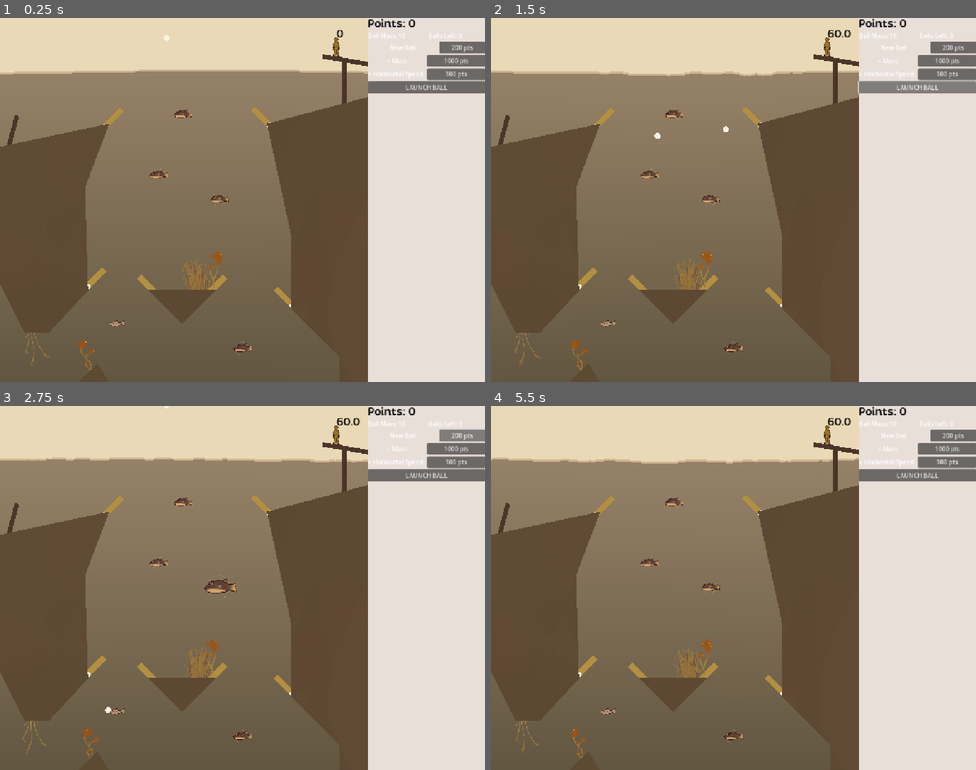
Above: before the commit, frames 1-4 (two rows, left to right).
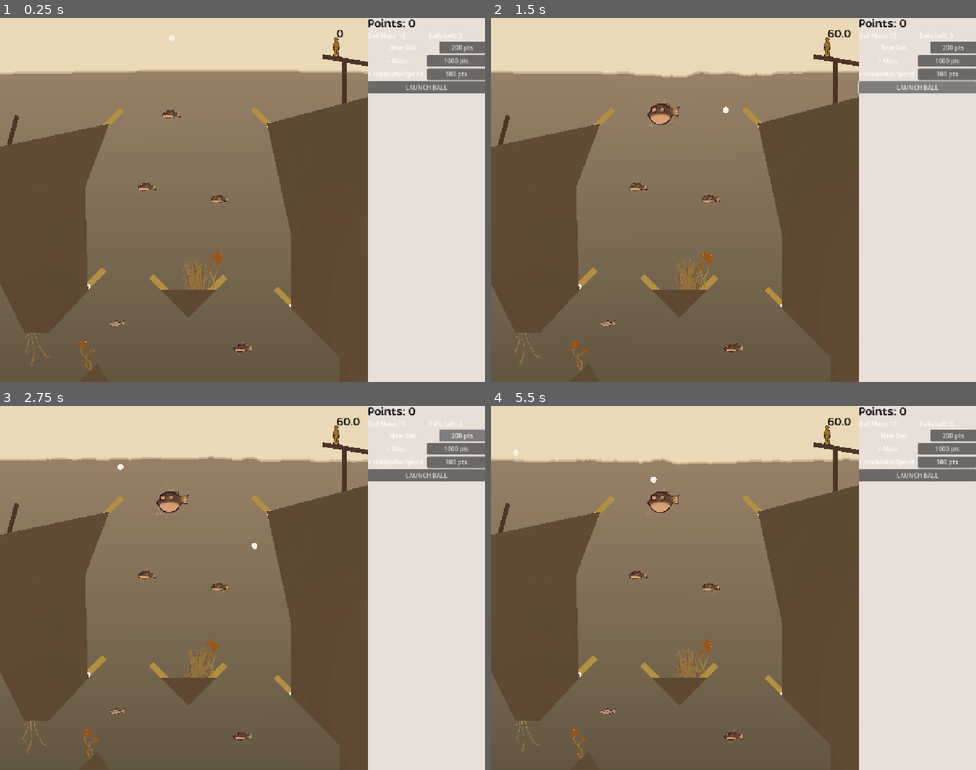
Above: after the commit, the same moments.

Repository: AlexSabetti/pinballgamedanglingpointers
Game: Godot game, scene res://Scenes/Levels/dev_level.tscn
The game is run twice, just before and just after one commit, with the same random seed, the same clock (stepped at 60 frames per second) and the same inputs.
Inputs (mouse positions are in pixels of both pictures, inside the frame that each line leads up to):
- Up to frame 1 (0.25 s): no input
- Up to frame 2 (1.5 s): click "LAUNCH BALL" at 0.5 s; click "LAUNCH BALL" at 1.25 s
- Up to frame 3 (2.75 s): click "200 pts" at 2 s
- Up to frame 4 (5.5 s): click "1000 pts" at 2.75 s; click "100 pts" at 3.5 s; tap Enter (ui_accept) at 4.25, 4.52, 5.27 s; move the mouse to (840, 569) at 4.27 s; hold D (move_right) 4.28-5.03 s; click (840, 569) at 4.35 s; move the mouse to (636, 606) at 5.02 s; hold A (move_left) from 5.03 s (still down); tap R (return_ball) at 5.1 s

The runs differ from the first frame. In frame 1, 0.5% of the frame differs, in the area x 28-49%, y 4-91%; in frame 2, 0.8%; in frame 3, 1.1%; in frame 4, 1.1%, in the area x 0-76%, y 12-92%.

Commit message:
visual tweaks

Diff:
--- a/Ball2.tscn
+++ b/Ball2.tscn
@@ -15,6 +15,7 @@
 contact_monitor = true
 max_contacts_reported = 5
 script = ExtResource("1_1idr5")
+def_mass = 0.6
 
 [node name="CollisionShape2D" type="CollisionShape2D" parent="."]
 shape = SubResource("CircleShape2D_3dv24")
--- a/Resources/Shaders/GrassShader2D.tres
+++ b/Resources/Shaders/GrassShader2D.tres
@@ -452,7 +452,6 @@
 
 }
 "
-graph_offset = Vector2(-877.107, -47.3521)
 mode = 1
 flags/light_only = false
 nodes/vertex/0/position = Vector2(400, 120)
--- a/Resources/Shaders/SM_Wobble1.tres
+++ b/Resources/Shaders/SM_Wobble1.tres
@@ -56,7 +56,7 @@
 [sub_resource type="VisualShaderNodeFloatParameter" id="VisualShaderNodeFloatParameter_hgqwp"]
 parameter_name = "DistortionAmount"
 default_value_enabled = true
-default_value = 0.003
+default_value = 0.004
 
 [sub_resource type="VisualShaderNodeFloatOp" id="VisualShaderNodeFloatOp_donhj"]
 operator = 2
@@ -116,7 +116,7 @@
 uniform vec2 UVOffset1 = vec2(0.320000, 0.400000);
 uniform sampler2D NormalMap : filter_nearest, repeat_enable;
 uniform vec2 UVOffset2 = vec2(0.320000, 0.400000);
-uniform float DistortionAmount = 0.00300000002608;
+uniform float DistortionAmount = 0.00400000018999;
 
 
 
@@ -236,7 +236,6 @@
 
 }
 "
-graph_offset = Vector2(-785.113, -245.869)
 mode = 1
 flags/light_only = false
 nodes/vertex/0/position = Vector2(1120, 280)
--- a/Scenes/Entities/bumper.tscn
+++ b/Scenes/Entities/bumper.tscn
@@ -18,7 +18,7 @@
 shader_parameter/UVOffset1 = Vector2(0.32, 0.4)
 shader_parameter/NormalMap = ExtResource("5_txshi")
 shader_parameter/UVOffset2 = Vector2(0.32, 0.4)
-shader_parameter/DistortionAmount = 0.003
+shader_parameter/DistortionAmount = 0.004
 
 [node name="Bumper" type="StaticBody2D"]
 collision_mask = 2
--- a/Scenes/Entities/deathVolume.tscn
+++ b/Scenes/Entities/deathVolume.tscn
@@ -3,7 +3,7 @@
 [ext_resource type="Script" uid="uid://bbgyneavdqpqq" path="res://Scripts/death_volume.gd" id="1_nehvg"]
 
 [sub_resource type="RectangleShape2D" id="RectangleShape2D_i0m3i"]
-size = Vector2(2570, 271)
+size = Vector2(179, 1745)
 
 [node name="DeathVolume" type="Area2D"]
 collision_mask = 2
--- a/Scenes/Entities/grass1.tscn
+++ b/Scenes/Entities/foliage.tscn
@@ -1,7 +1,7 @@
 [gd_scene load_steps=7 format=3 uid="uid://4isin4p7or4b"]
 
 [ext_resource type="Shader" uid="uid://b617y5hgv63qg" path="res://Resources/Shaders/GrassShader2D.tres" id="1_7n7tx"]
-[ext_resource type="Script" uid="uid://b00rm0s14ci4b" path="res://Scripts/grass_1.gd" id="1_y41u6"]
+[ext_resource type="Script" uid="uid://b00rm0s14ci4b" path="res://Scripts/foliage.gd" id="1_y41u6"]
 [ext_resource type="Texture2D" uid="uid://c5hbnn4w6ke30" path="res://Resources/Textures/NormalMaps/7864-normal.jpg" id="2_g2b2f"]
 [ext_resource type="Texture2D" uid="uid://colxa7rc48bsb" path="res://Resources/Textures/Sprites/Reeds2_a1.png" id="2_l87j8"]
 
@@ -20,6 +20,7 @@
 
 [node name="Foliage" type="Node2D"]
 script = ExtResource("1_y41u6")
+foliage_Texture = ExtResource("2_l87j8")
 
 [node name="MeshInstance2D" type="MeshInstance2D" parent="."]
 material = SubResource("ShaderMaterial_g2b2f")
--- a/Scenes/Levels/dev_level.tscn
+++ b/Scenes/Levels/dev_level.tscn
@@ -14,12 +14,17 @@
 [ext_resource type="PackedScene" uid="uid://c54lx2rcg7udm" path="res://Scenes/Entities/water2D.tscn" id="9_w50ga"]
 [ext_resource type="Texture2D" uid="uid://bqkyx5irlol2o" path="res://Resources/Textures/Sprites/HandSprouts1_c2.png" id="10_soqci"]
 [ext_resource type="Texture2D" uid="uid://dq66rgog0f8rk" path="res://Resources/Textures/Sprites/HandSprouts1_c1.png" id="11_h8dmb"]
-[ext_resource type="PackedScene" uid="uid://4isin4p7or4b" path="res://Scenes/Entities/grass1.tscn" id="11_pl0og"]
-[ext_resource type="Texture2D" uid="uid://colxa7rc48bsb" path="res://Resources/Textures/Sprites/Reeds2_a1.png" id="13_jioky"]
+[ext_resource type="PackedScene" uid="uid://4isin4p7or4b" path="res://Scenes/Entities/foliage.tscn" id="11_pl0og"]
 [ext_resource type="Texture2D" uid="uid://cr84gnmxdj4jc" path="res://Resources/Textures/Sprites/Reeds1_a1.png" id="13_qxfwy"]
 [ext_resource type="PackedScene" uid="uid://b4r1olpwnewxr" path="res://Scenes/Entities/ball_launcher.tscn" id="16_jioky"]
 
 [sub_resource type="QuadMesh" id="QuadMesh_w50ga"]
+
+[sub_resource type="RectangleShape2D" id="RectangleShape2D_qxfwy"]
+size = Vector2(736, 2021)
+
+[sub_resource type="RectangleShape2D" id="RectangleShape2D_v1g1s"]
+size = Vector2(880, 669)
 
 [sub_resource type="RectangleShape2D" id="RectangleShape2D_qjxb5"]
 size = Vector2(42.6666, 2.66632)
@@ -106,17 +111,30 @@
 [node name="Entities" type="Node2D" parent="."]
 
 [node name="DeathVolume" parent="Entities" instance=ExtResource("5_qxfwy")]
-position = Vector2(455, 1348)
+position = Vector2(-538, 1312)
 
 [node name="CollisionShape2D" parent="Entities/DeathVolume" index="0"]
-position = Vector2(3, 72.5)
+position = Vector2(-3.5, -8.5)
+
+[node name="DeathVolume2" parent="Entities" instance=ExtResource("5_qxfwy")]
+position = Vector2(1528, 61)
+
+[node name="CollisionShape2D" parent="Entities/DeathVolume2" index="0"]
+position = Vector2(-160, 733.5)
+shape = SubResource("RectangleShape2D_qxfwy")
+
+[node name="DeathVolume3" parent="Entities" instance=ExtResource("5_qxfwy")]
+position = Vector2(-664, 56)
+
+[node name="CollisionShape2D" parent="Entities/DeathVolume3" index="0"]
+position = Vector2(192, 57.5)
+shape = SubResource("RectangleShape2D_v1g1s")
 
 [node name="BallLauncher" parent="Entities" instance=ExtResource("16_jioky")]
 position = Vector2(887, 105)
 
 [node name="Ball" parent="Entities" instance=ExtResource("7_ef5lw")]
-position = Vector2(439, 26)
-def_mass = 0.6
+position = Vector2(452, 26)
 
 [node name="FlipperL" parent="Entities" instance=ExtResource("6_bnqav")]
 position = Vector2(276, 288)
@@ -155,13 +173,13 @@
 isRightPaddle = true
 
 [node name="FlipperR3" parent="Entities" instance=ExtResource("6_bnqav")]
-position = Vector2(412, 728)
+position = Vector2(444, 728)
 resting_rotation = 225.0
 max_rotation = 140.0
 isRightPaddle = true
 
 [node name="Bumper" parent="Entities" instance=ExtResource("3_5de3p")]
-position = Vector2(416, 416)
+position = Vector2(384, 448)
 
 [node name="Bumper2" parent="Entities" instance=ExtResource("3_5de3p")]
 position = Vector2(576, 480)
@@ -170,7 +188,7 @@
 position = Vector2(637, 873)
 
 [node name="Bumper4" parent="Entities" instance=ExtResource("3_5de3p")]
-position = Vector2(480, 256)
+position = Vector2(448, 256)
 
 [node name="Collectable" parent="Entities" instance=ExtResource("8_2yaf2")]
 position = Vector2(308, 808)
@@ -182,23 +200,22 @@
 position = Vector2(556, 720)
 rotation = 3.14159
 scale = Vector2(0.99998, -1)
-tex = ExtResource("10_soqci")
+foliage_Texture = ExtResource("10_soqci")
 meshOffset = Vector2(-6.855, -98.135)
 meshScale = Vector2(132.02, 207.465)
 
 [node name="Grass1" parent="Detail" instance=ExtResource("11_pl0og")]
 position = Vector2(521, 728)
-tex = ExtResource("13_jioky")
 
 [node name="Grass3" parent="Detail" instance=ExtResource("11_pl0og")]
 position = Vector2(92, 825)
 rotation = 3.14159
-tex = ExtResource("13_qxfwy")
+foliage_Texture = ExtResource("13_qxfwy")
 meshScale = Vector2(78.82, 128)
 
 [node name="Grass2" parent="Detail" instance=ExtResource("11_pl0og")]
 position = Vector2(233, 943)
-tex = ExtResource("11_h8dmb")
+foliage_Texture = ExtResource("11_h8dmb")
 
 [node name="Geometry" type="Node2D" parent="."]
 position = Vector2(0, 1)
@@ -250,13 +267,13 @@
 
 [node name="CollisionPolygon2D" type="CollisionPolygon2D" parent="Geometry/Triangle"]
 position = Vector2(11.8, 19.3)
-polygon = PackedVector2Array(408.2, 652.7, 584.2, 652.7, 496.2, 740.7)
+polygon = PackedVector2Array(440.2, 652.7, 584.2, 652.7, 512.2, 724.7)
 
 [node name="Polygon2D" type="Polygon2D" parent="Geometry/Triangle"]
 position = Vector2(11.8, 19.3)
 color = Color(0.776471, 0.776471, 0.776471, 1)
 texture = ExtResource("9_6nybb")
-polygon = PackedVector2Array(408.2, 652.7, 584.2, 652.7, 496.2, 740.7)
+polygon = PackedVector2Array(440.2, 652.7, 584.2, 652.7, 512.2, 724.7)
 
 [node name="LightOccluder2D" type="LightOccluder2D" parent="Geometry/Triangle"]
 visible = false
@@ -269,6 +286,7 @@
 polygon = PackedVector2Array(1280, 127, 704, 279, 768, 575, 768, 767, 896, 895, 896, 1279, 1280, 1279)
 
 [node name="Polygon2D" type="Polygon2D" parent="Geometry/StaticPolygon2D"]
+texture_repeat = 2
 color = Color(0.776471, 0.776471, 0.776471, 1)
 texture = ExtResource("9_6nybb")
 polygon = PackedVector2Array(1280, 127, 704, 279, 768, 575, 768, 767, 896, 895, 896, 1279, 1280, 1279)
@@ -284,6 +302,7 @@
 polygon = PackedVector2Array(-128, 367, 288, 279, 224, 447, 232, 719, 128, 831, 64.0488, 831, 0, 703, -128, 703)
 
 [node name="Polygon2D" type="Polygon2D" parent="Geometry/StaticPolygon2D2"]
+texture_repeat = 2
 color = Color(0.776471, 0.776471, 0.776471, 1)
 texture = ExtResource("9_6nybb")
 polygon = PackedVector2Array(-128, 367, 288, 279, 224, 447, 232, 719, 128, 831, 64.0488, 831, 0, 703, -128, 703)
@@ -299,6 +318,7 @@
 polygon = PackedVector2Array(256, 799, 320, 903, 320, 1031, 240, 1127, 192, 1007, 192, 863)
 
 [node name="Polygon2D" type="Polygon2D" parent="Geometry/StaticPolygon2D3"]
+texture_repeat = 2
 position = Vector2(0, 111)
 color = Color(0.776471, 0.776471, 0.776471, 1)
 texture = ExtResource("9_6nybb")
@@ -310,6 +330,7 @@
 polygon = PackedVector2Array(640, 1087, 768, 1087, 704, 1215, 640, 1215)
 
 [node name="Polygon2D" type="Polygon2D" parent="Geometry/StaticPolygon2D4"]
+texture_repeat = 2
 color = Color(0.776471, 0.776471, 0.776471, 1)
 texture = ExtResource("9_6nybb")
 polygon = PackedVector2Array(640, 1087, 768, 1087, 704, 1215, 640, 1215)
@@ -317,6 +338,8 @@
 [editable path="Water2d"]
 [editable path="Water2d2"]
 [editable path="Entities/DeathVolume"]
+[editable path="Entities/DeathVolume2"]
+[editable path="Entities/DeathVolume3"]
 [editable path="Geometry/ObsticleBox10"]
 [editable path="Geometry/ObsticleBox11"]
 [editable path="Geometry/ObsticleBox12"]
--- a/Scripts/grass_1.gd
+++ b/Scripts/foliage.gd
@@ -2,10 +2,10 @@
 class_name Foliage
 extends Node2D
 
-@export var tex:Texture2D = load("res://Resources/Textures/Sprites/Reeds2_a1.png"):
+@export var foliage_Texture:Texture2D = load("res://Resources/Textures/Sprites/Reeds2_a1.png"):
 	set(t):
-		tex = t
-		$MeshInstance2D.texture = tex
+		foliage_Texture = t
+		#$MeshInstance2D.texture = foliage_Texture
 @export var meshOffset := Vector2(0.0, -64.0):
 	set(offset):
 		meshOffset = offset
@@ -18,4 +18,5 @@
 
 @onready var mesh := $MeshInstance2D
 func _ready() -> void:
-	mesh.texture = tex
+	mesh.texture = foliage_Texture
+	pass
Not shown: 1 places in Ball2.tscn that only renumber resources
Not shown: 1 places in Scenes/Entities/ball.tscn that only renumber resources
Not shown: 1 places in Scenes/Entities/bumper.tscn that only renumber resources
Not shown: 1 places in Scenes/Levels/dev_level.tscn that only renumber resources
Not shown: 1 places in Scenes/UI/ui_game.tscn that only renumber resources
Renamed: Scripts/grass_1.gd.uid -> Scripts/foliage.gd.uid
Not shown, added: Scripts/shopUI.gd.uid
